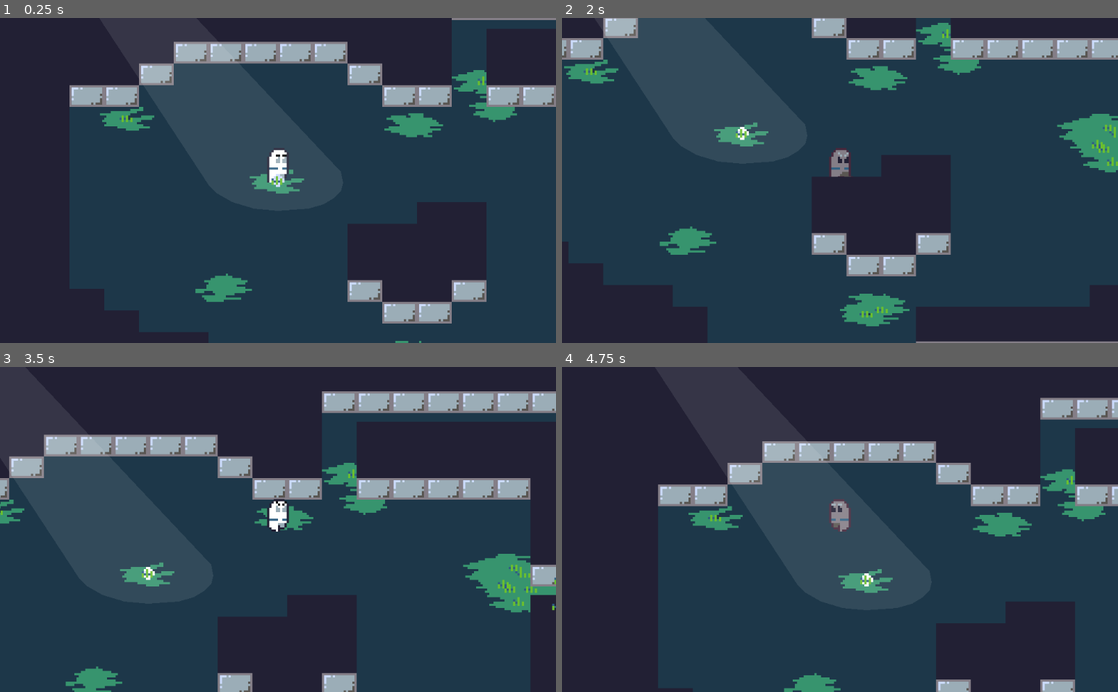
Above: before the commit, frames 1-4 (two rows, left to right).
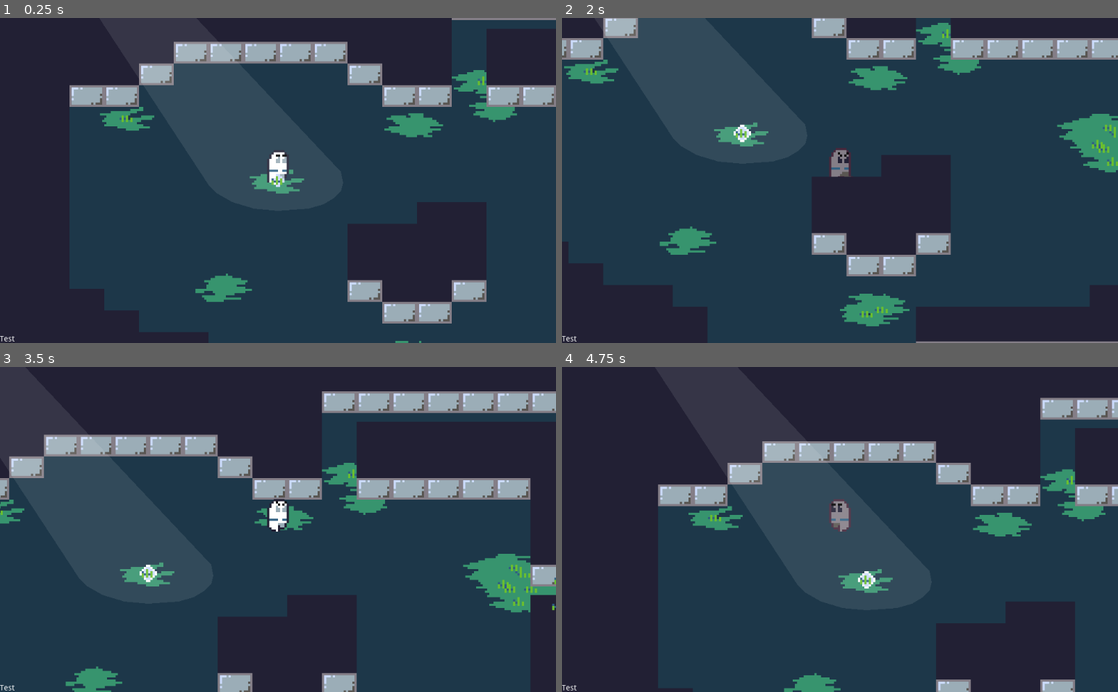
Above: after the commit, the same moments.

Repository: Salvakiya/GodotWildJam46
Game: Godot game, scene res://World.tscn
The game is run twice, just before and just after one commit, with the same random seed, the same clock (stepped at 60 frames per second) and the same inputs.
Inputs (mouse positions are in pixels of both pictures, inside the frame that each line leads up to):
- Up to frame 1 (0.25 s): no input
- Up to frame 2 (2 s): move the mouse to (962, 164) at 0.52 s; hold D (move_right) 0.53-1.28 s; click (962, 164) at 0.6 s; move the mouse to (728, 196) at 1.27 s; hold S (move_down) from 1.28 s (still down); click (728, 196) at 1.35 s
- Up to frame 3 (3.5 s): move the mouse to (333, 458) at 2.02 s; release S (move_down) at 2.03 s; hold D (move_right) 2.03-2.78 s; click (333, 458) at 2.1 s; move the mouse to (250, 594) at 2.77 s; hold W (move_up) from 2.78 s (still down); click (250, 594) at 2.85 s
- Up to frame 4 (4.75 s): move the mouse to (1006, 578) at 3.52 s; release W (move_up) at 3.53 s; hold A (move_left) from 3.53 s (still down); click (1006, 578) at 3.6 s; move the mouse to (673, 480) at 4.27 s; click (673, 480) at 4.35 s

The runs differ from the first frame. In frame 1, 0.1% of the frame differs, in the area x 0-52%, y 40-100%; in frame 2, 0.1%, in the area x 0-52%, y 32-100%; in frame 3, 0.1%; in frame 4, 0.1%.

Commit message:
FIX: shader

Diff:
--- a/Humanoid.tscn
+++ b/Humanoid.tscn
@@ -8,11 +8,19 @@
 
 [sub_resource type="ShaderMaterial" id=1]
 shader = ExtResource( 4 )
+shader_param/frame = 1
+shader_param/fps = 0.0
 shader_param/skip_first_row = true
-shader_param/frame = 1
-shader_param/fps = 1.0
 shader_param/palette = ExtResource( 5 )
 
+[sub_resource type="AtlasTexture" id=31]
+atlas = ExtResource( 1 )
+region = Rect2( 96, 32, 16, 16 )
+
+[sub_resource type="AtlasTexture" id=32]
+atlas = ExtResource( 1 )
+region = Rect2( 112, 32, 16, 16 )
+
 [sub_resource type="AtlasTexture" id=25]
 atlas = ExtResource( 1 )
 region = Rect2( 0, 32, 16, 16 )
@@ -36,78 +44,70 @@
 [sub_resource type="AtlasTexture" id=30]
 atlas = ExtResource( 1 )
 region = Rect2( 80, 32, 16, 16 )
-
-[sub_resource type="AtlasTexture" id=31]
-atlas = ExtResource( 1 )
-region = Rect2( 96, 32, 16, 16 )
-
-[sub_resource type="AtlasTexture" id=32]
-atlas = ExtResource( 1 )
-region = Rect2( 112, 32, 16, 16 )
 
 [sub_resource type="SpriteFrames" id=8]
 animations = [ {
+"frames": [ SubResource( 31 ), SubResource( 32 ) ],
+"loop": true,
+"name": "Idle",
+"speed": 2.0
+}, {
 "frames": [ SubResource( 25 ), SubResource( 26 ), SubResource( 27 ), SubResource( 28 ), SubResource( 29 ), SubResource( 30 ) ],
 "loop": true,
 "name": "Run",
 "speed": 15.0
-}, {
-"frames": [ SubResource( 31 ), SubResource( 32 ) ],
+} ]
+
+[sub_resource type="AtlasTexture" id=23]
+atlas = ExtResource( 1 )
+region = Rect2( 96, 16, 16, 16 )
+
+[sub_resource type="AtlasTexture" id=24]
+atlas = ExtResource( 1 )
+region = Rect2( 112, 16, 16, 16 )
+
+[sub_resource type="AtlasTexture" id=2]
+atlas = ExtResource( 1 )
+region = Rect2( 0, 16, 16, 16 )
+
+[sub_resource type="AtlasTexture" id=3]
+atlas = ExtResource( 1 )
+region = Rect2( 16, 16, 16, 16 )
+
+[sub_resource type="AtlasTexture" id=4]
+atlas = ExtResource( 1 )
+region = Rect2( 32, 16, 16, 16 )
+
+[sub_resource type="AtlasTexture" id=5]
+atlas = ExtResource( 1 )
+region = Rect2( 48, 16, 16, 16 )
+
+[sub_resource type="AtlasTexture" id=6]
+atlas = ExtResource( 1 )
+region = Rect2( 64, 16, 16, 16 )
+
+[sub_resource type="AtlasTexture" id=7]
+atlas = ExtResource( 1 )
+region = Rect2( 80, 16, 16, 16 )
+
+[sub_resource type="SpriteFrames" id=33]
+animations = [ {
+"frames": [ SubResource( 23 ), SubResource( 24 ) ],
 "loop": true,
 "name": "Idle",
 "speed": 2.0
-} ]
-
-[sub_resource type="AtlasTexture" id=2]
-atlas = ExtResource( 1 )
-region = Rect2( 0, 16, 16, 16 )
-
-[sub_resource type="AtlasTexture" id=3]
-atlas = ExtResource( 1 )
-region = Rect2( 16, 16, 16, 16 )
-
-[sub_resource type="AtlasTexture" id=4]
-atlas = ExtResource( 1 )
-region = Rect2( 32, 16, 16, 16 )
-
-[sub_resource type="AtlasTexture" id=5]
-atlas = ExtResource( 1 )
-region = Rect2( 48, 16, 16, 16 )
-
-[sub_resource type="AtlasTexture" id=6]
-atlas = ExtResource( 1 )
-region = Rect2( 64, 16, 16, 16 )
-
-[sub_resource type="AtlasTexture" id=7]
-atlas = ExtResource( 1 )
-region = Rect2( 80, 16, 16, 16 )
-
-[sub_resource type="AtlasTexture" id=23]
-atlas = ExtResource( 1 )
-region = Rect2( 96, 16, 16, 16 )
-
-[sub_resource type="AtlasTexture" id=24]
-atlas = ExtResource( 1 )
-region = Rect2( 112, 16, 16, 16 )
-
-[sub_resource type="SpriteFrames" id=33]
-animations = [ {
+}, {
 "frames": [ SubResource( 2 ), SubResource( 3 ), SubResource( 4 ), SubResource( 5 ), SubResource( 6 ), SubResource( 7 ) ],
 "loop": true,
 "name": "Run",
 "speed": 15.0
-}, {
-"frames": [ SubResource( 23 ), SubResource( 24 ) ],
-"loop": true,
-"name": "Idle",
-"speed": 2.0
 } ]
 
 [sub_resource type="ShaderMaterial" id=22]
 shader = ExtResource( 4 )
+shader_param/frame = 3
+shader_param/fps = 0.0
 shader_param/skip_first_row = true
-shader_param/frame = 3
-shader_param/fps = 6.0
 shader_param/palette = ExtResource( 3 )
 
 [sub_resource type="AtlasTexture" id=16]
@@ -126,6 +126,22 @@
 atlas = ExtResource( 1 )
 region = Rect2( 48, 0, 16, 16 )
 
+[sub_resource type="AtlasTexture" id=10]
+atlas = ExtResource( 1 )
+region = Rect2( 0, 0, 16, 16 )
+
+[sub_resource type="AtlasTexture" id=11]
+atlas = ExtResource( 1 )
+region = Rect2( 32, 0, 16, 16 )
+
+[sub_resource type="AtlasTexture" id=12]
+atlas = ExtResource( 1 )
+region = Rect2( 0, 0, 16, 16 )
+
+[sub_resource type="AtlasTexture" id=13]
+atlas = ExtResource( 1 )
+region = Rect2( 64, 0, 16, 16 )
+
 [sub_resource type="AtlasTexture" id=20]
 atlas = ExtResource( 1 )
 region = Rect2( 0, 0, 16, 16 )
@@ -133,22 +149,6 @@
 [sub_resource type="AtlasTexture" id=21]
 atlas = ExtResource( 1 )
 region = Rect2( 16, 0, 16, 16 )
-
-[sub_resource type="AtlasTexture" id=12]
-atlas = ExtResource( 1 )
-region = Rect2( 0, 0, 16, 16 )
-
-[sub_resource type="AtlasTexture" id=13]
-atlas = ExtResource( 1 )
-region = Rect2( 64, 0, 16, 16 )
-
-[sub_resource type="AtlasTexture" id=10]
-atlas = ExtResource( 1 )
-region = Rect2( 0, 0, 16, 16 )
-
-[sub_resource type="AtlasTexture" id=11]
-atlas = ExtResource( 1 )
-region = Rect2( 32, 0, 16, 16 )
 
 [sub_resource type="AtlasTexture" id=18]
 atlas = ExtResource( 1 )
@@ -170,19 +170,19 @@
 "name": "Happy",
 "speed": 5.0
 }, {
+"frames": [ SubResource( 10 ), SubResource( 11 ), SubResource( 11 ), SubResource( 11 ), SubResource( 11 ), SubResource( 11 ), SubResource( 11 ), SubResource( 11 ) ],
+"loop": true,
+"name": "Squint",
+"speed": 5.0
+}, {
+"frames": [ SubResource( 12 ), SubResource( 13 ), SubResource( 13 ), SubResource( 13 ), SubResource( 13 ), SubResource( 13 ), SubResource( 13 ), SubResource( 13 ) ],
+"loop": true,
+"name": "Normal",
+"speed": 5.0
+}, {
 "frames": [ SubResource( 20 ), SubResource( 21 ), SubResource( 21 ), SubResource( 21 ), SubResource( 21 ), SubResource( 21 ), SubResource( 21 ), SubResource( 21 ) ],
 "loop": true,
 "name": "Suprised",
-"speed": 5.0
-}, {
-"frames": [ SubResource( 12 ), SubResource( 13 ), SubResource( 13 ), SubResource( 13 ), SubResource( 13 ), SubResource( 13 ), SubResource( 13 ), SubResource( 13 ) ],
-"loop": true,
-"name": "Normal",
-"speed": 5.0
-}, {
-"frames": [ SubResource( 10 ), SubResource( 11 ), SubResource( 11 ), SubResource( 11 ), SubResource( 11 ), SubResource( 11 ), SubResource( 11 ), SubResource( 11 ) ],
-"loop": true,
-"name": "Squint",
 "speed": 5.0
 }, {
 "frames": [ SubResource( 18 ), SubResource( 19 ), SubResource( 19 ), SubResource( 19 ), SubResource( 19 ), SubResource( 19 ), SubResource( 19 ), SubResource( 19 ) ],
@@ -205,21 +205,19 @@
 material = SubResource( 1 )
 frames = SubResource( 8 )
 animation = "Idle"
-frame = 1
 playing = true
 
 [node name="BodyB" type="AnimatedSprite" parent="Visual"]
 material = SubResource( 1 )
 frames = SubResource( 33 )
 animation = "Idle"
-frame = 1
 playing = true
 
 [node name="Eyes" type="AnimatedSprite" parent="Visual"]
 material = SubResource( 22 )
 frames = SubResource( 9 )
 animation = "Normal"
-frame = 6
+frame = 4
 playing = true
 
 [node name="CollisionShape2D" type="CollisionShape2D" parent="."]
--- a/PaletteSwap.gdshader
+++ b/PaletteSwap.gdshader
@@ -1,40 +1,37 @@
 shader_type canvas_item;
 
 uniform sampler2D palette;
+uniform int frame = -1;
+uniform float fps = 0;
 uniform bool skip_first_row = true;
-//uniform bool use_palette_alpha = false;
-uniform int frame = -1;
-uniform float fps = 6;
 
 void fragment() {
 	vec4 original_color = texture(TEXTURE, UV);
 	ivec4 colori = ivec4(round(original_color.rgba * 255.0));
+	ivec2 color_count = textureSize(palette, 0);
 
-	ivec2 color_count = textureSize(palette, 0);
+	vec2 half_pixel = vec2(0.5/float(color_count.x),0.5/float(color_count.y));
 
 	float idx = -1.0;
 	for (int i = 0; i < color_count.x; i++) {
-		vec4 color2 = texture(palette, vec2(float(i) / float(color_count.x -1), 0)).rgba;
+		vec4 color2 = texture(palette, vec2((float(i) / float(color_count.x - 1))+half_pixel.x, 0.0)).rgba;
 		ivec4 colori2 = ivec4(round(color2 * 255.0));
 
 		if (colori == colori2) {
-			idx = float(i);
-			break;
+			idx = float(i)+half_pixel.x;
+			//break;
 		}
 	}
 
-	if (idx >= 0.0) {
-		vec2 uv;
-		uv.x = idx / float(color_count.x - 1);
-		if (frame == -1){
-			uv.y = (mod((TIME * fps), max(float(color_count.y - 1 - int(skip_first_row)), 1.0)) + float(skip_first_row))  / float(color_count.y - 1);
-		} else {
-			uv.y = float(frame)/float(color_count.y);
-			//(mod(frame, max(float(color_count.y - 1 - int(skip_first_row)), 1.0)) + float(skip_first_row))  / float(color_count.y - 1);
-		}
-		vec4 palette_color = texture(palette, uv);
-		COLOR = palette_color;//vec4(palette_color.rgba);//, mix(original_color.a, palette_color.a, float(use_palette_alpha)));
-	} else {
-		COLOR = original_color;
-	}
+	vec2 uv;
+	uv.x = idx / float(color_count.x - 1);
+
+	float animated = ((mod((TIME * fps), max(float(color_count.y - 1 - int(skip_first_row)), 1.0)) + float(skip_first_row))  / float(color_count.y - 1));
+	float no_animated = (float(frame)/float(color_count.y));
+
+	uv.y = (fps==0.0)? no_animated : animated;
+	uv.y = uv.y + half_pixel.y;
+	vec4 palette_color = texture(palette, uv);
+
+	COLOR = (idx>=0.0) ? palette_color : original_color;
 }
--- a/World.tscn
+++ b/World.tscn
@@ -68,7 +68,7 @@
 zoom = Vector2( 0.25, 0.25 )
 
 [node name="Orb" parent="YSort" instance=ExtResource( 3 )]
-frame = 18
+frame = 19
 
 [node name="TileMap" type="TileMap" parent="YSort"]
 tile_set = SubResource( 14 )
@@ -166,3 +166,16 @@
 
 [node name="Grass29" parent="YSort/Grasses" instance=ExtResource( 1 )]
 position = Vector2( 190, 15 )
+
+[node name="CanvasLayer" type="CanvasLayer" parent="."]
+
+[node name="HBoxContainer" type="HBoxContainer" parent="CanvasLayer"]
+anchor_top = 1.0
+anchor_right = 1.0
+anchor_bottom = 1.0
+margin_top = -14.0
+
+[node name="Label" type="Label" parent="CanvasLayer/HBoxContainer"]
+margin_right = 27.0
+margin_bottom = 14.0
+text = "Test"
